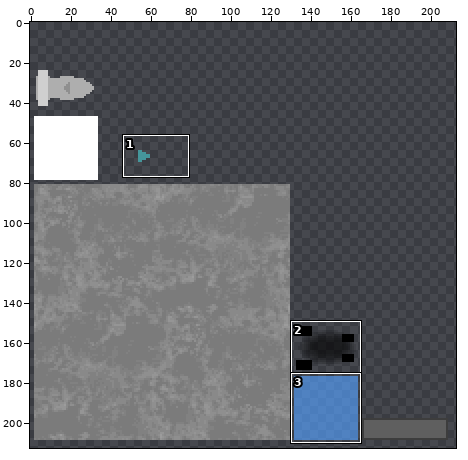
A sprite sheet gets an edit: core/assets/main.png. Above: a wide view before the commit, with the close-up outlined.
Close-up. Before:
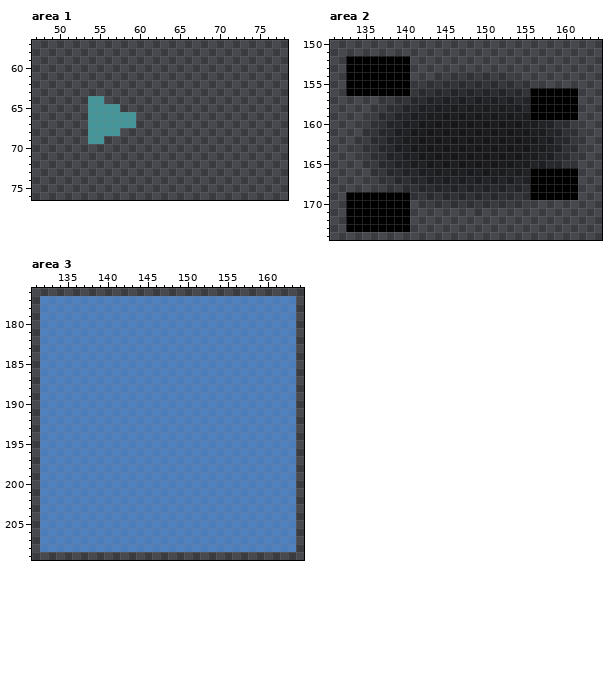
The file is 256x256 pixels. Pixels under 10% opacity are left out. Colours within 5 levels of each other are drawn and written as one. Shown: area 1: x 47..78, y 57..76; area 2: x 131..164, y 150..174; area 3: x 131..164, y 176..209. The old version is drawn lined up with the new one. The wide view leaves out empty margins. The commit also changed other parts of the picture, which this record leaves out.
After:
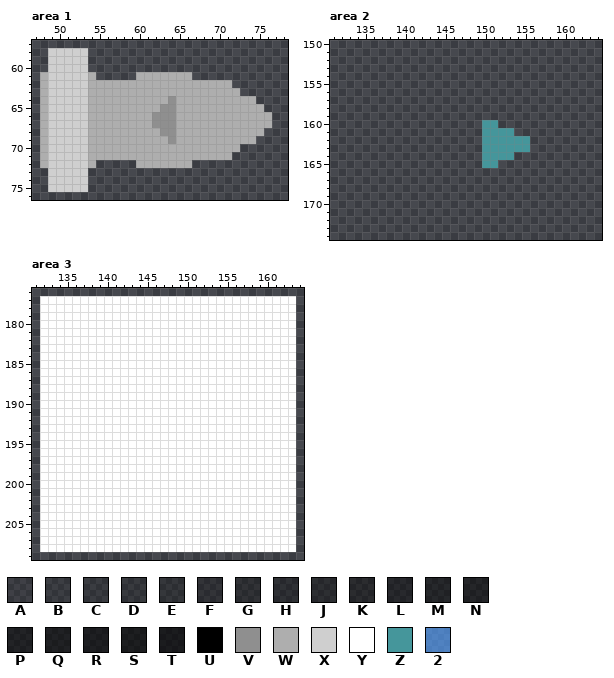
Palette (. is transparent): A #0000001b  B #00000024  C #0000002a  D #00000033  E #0000003d  F #00000047  G #0000004d  H #00000053  J #0000005a  K #00000064  L #0000006d  M #00000073  N #0000007a  P #00000082  Q #0000008a  R #00000090  S #00000096  T #0000009c  U #000000  V #8f8f8f  W #aeaeae  X #cfcfcf  Y #ffffff  Z #45969b  2 #55a1ffa5
Diff:
whole drawing moved by +0,+19 (the old picture is shown already moved)
--- area 1
@@ x 47..78 @@
 57 ................................
-58 ................................
-59 ................................
-60 ................................
-61 ................................
-62 ................................
-63 ................................
-64 .......ZZ.......................
-65 .......ZZZZ.....................
-66 .......ZZZZZZ...................
-67 .......ZZZZZZ...................
-68 .......ZZZZ.....................
-69 .......ZZ.......................
-70 ................................
-71 ................................
-72 ................................
-73 ................................
-74 ................................
-75 ................................
+58 ..XXXXX.........................
+59 ..XXXXX.........................
+60 ..XXXXX.........................
+61 .WXXXXXW.....WWWWWWW............
+62 .WXXXXXWWWWWWWWWWWWWWWWWW.......
+63 .WXXXXXWWWWWWWWWWWWWWWWWWW......
+64 .WXXXXXWWWWWWWWWWVWWWWWWWWWW....
+65 .WXXXXXWWWWWWWWWVVWWWWWWWWWWW...
+66 .WXXXXXWWWWWWWWVVVWWWWWWWWWWWW..
+67 .WXXXXXWWWWWWWWVVVWWWWWWWWWWWW..
+68 .WXXXXXWWWWWWWWWVVWWWWWWWWWWW...
+69 .WXXXXXWWWWWWWWWWVWWWWWWWWWW....
+70 .WXXXXXWWWWWWWWWWWWWWWWWWW......
+71 .WXXXXXWWWWWWWWWWWWWWWWWW.......
+72 .WXXXXXW.....WWWWWWW............
+73 ..XXXXX.........................
+74 ..XXXXX.........................
+75 ..XXXXX.........................
 76 ................................
--- area 2
@@ x 131..164 @@
 151 ..................................
-152 ..UUUUUUUU........................
-153 ..UUUUUUUU........................
-154 ..UUUUUUUU...AABCCCCBBA...........
-155 ..UUUUUUUUACDEEFFFFFFEEDCA........
-156 ..UUUUUUUUEFHHJKKKKKKKJHFUUUUUU...
-157 ......ACEFJKLNNNPNPPNNNLKUUUUUU...
-158 .....ACEHKLNPPQQQQQQQQQPNUUUUUU...
-159 .....CFHKNPQQSSSSSSSSSSRQUUUUUU...
-160 ....BDHKNPQSTTTTTTTTTTTTSQPLJFC...
-161 ....CFJLPQSTTTTTTTTTTTTTSSQNKHDA..
-162 ...ACFJLPQSTTTTTTTTTTTTTTSQPLHEA..
-163 ...ACFJLPQSTTTTTTTTTTTTTTSQPLHEA..
-164 ....CEHLNPQSTTTTTTTTTTTTSQPNKFDA..
-165 ....BDGKLPQQSSTSTTTTTTSSQPNLJFC...
-166 .....CEHKLNPQQQQRRRSRQQQPUUUUUU...
-167 .....ACEHJKMNPPPPPPPPPPNLUUUUUU...
-168 ......ACDFHJKKLLLLLLLLKKJUUUUUU...
-169 ..UUUUUUUUDEFFHHHHHHHHFFEUUUUUU...
-170 ..UUUUUUUU.ABCCDDDDDDCCBA.........
-171 ..UUUUUUUU........A...............
-172 ..UUUUUUUU........................
-173 ..UUUUUUUU........................
+152 ..................................
+153 ..................................
+154 ..................................
+155 ..................................
+156 ..................................
+157 ..................................
+158 ..................................
+159 ..................................
+160 ...................ZZ.............
+161 ...................ZZZZ...........
+162 ...................ZZZZZZ.........
+163 ...................ZZZZZZ.........
+164 ...................ZZZZ...........
+165 ...................ZZ.............
+166 ..................................
+167 ..................................
+168 ..................................
+169 ..................................
+170 ..................................
+171 ..................................
+172 ..................................
+173 ..................................
 174 ..................................
--- area 3
@@ x 131..164 @@
 176 ..................................
-177 .22222222222222222222222222222222.
-178 .22222222222222222222222222222222.
-179 .22222222222222222222222222222222.
-180 .22222222222222222222222222222222.
-181 .22222222222222222222222222222222.
-182 .22222222222222222222222222222222.
-183 .22222222222222222222222222222222.
-184 .22222222222222222222222222222222.
-185 .22222222222222222222222222222222.
-186 .22222222222222222222222222222222.
-187 .22222222222222222222222222222222.
-188 .22222222222222222222222222222222.
-189 .22222222222222222222222222222222.
-190 .22222222222222222222222222222222.
-191 .22222222222222222222222222222222.
-192 .22222222222222222222222222222222.
-193 .22222222222222222222222222222222.
-194 .22222222222222222222222222222222.
-195 .22222222222222222222222222222222.
-196 .22222222222222222222222222222222.
-197 .22222222222222222222222222222222.
-198 .22222222222222222222222222222222.
-199 .22222222222222222222222222222222.
-200 .22222222222222222222222222222222.
-201 .22222222222222222222222222222222.
-202 .22222222222222222222222222222222.
-203 .22222222222222222222222222222222.
-204 .22222222222222222222222222222222.
-205 .22222222222222222222222222222222.
-206 .22222222222222222222222222222222.
-207 .22222222222222222222222222222222.
-208 .22222222222222222222222222222222.
+177 .YYYYYYYYYYYYYYYYYYYYYYYYYYYYYYYY.
+178 .YYYYYYYYYYYYYYYYYYYYYYYYYYYYYYYY.
+179 .YYYYYYYYYYYYYYYYYYYYYYYYYYYYYYYY.
+180 .YYYYYYYYYYYYYYYYYYYYYYYYYYYYYYYY.
+181 .YYYYYYYYYYYYYYYYYYYYYYYYYYYYYYYY.
+182 .YYYYYYYYYYYYYYYYYYYYYYYYYYYYYYYY.
+183 .YYYYYYYYYYYYYYYYYYYYYYYYYYYYYYYY.
+184 .YYYYYYYYYYYYYYYYYYYYYYYYYYYYYYYY.
+185 .YYYYYYYYYYYYYYYYYYYYYYYYYYYYYYYY.
+186 .YYYYYYYYYYYYYYYYYYYYYYYYYYYYYYYY.
+187 .YYYYYYYYYYYYYYYYYYYYYYYYYYYYYYYY.
+188 .YYYYYYYYYYYYYYYYYYYYYYYYYYYYYYYY.
+189 .YYYYYYYYYYYYYYYYYYYYYYYYYYYYYYYY.
+190 .YYYYYYYYYYYYYYYYYYYYYYYYYYYYYYYY.
+191 .YYYYYYYYYYYYYYYYYYYYYYYYYYYYYYYY.
+192 .YYYYYYYYYYYYYYYYYYYYYYYYYYYYYYYY.
+193 .YYYYYYYYYYYYYYYYYYYYYYYYYYYYYYYY.
+194 .YYYYYYYYYYYYYYYYYYYYYYYYYYYYYYYY.
+195 .YYYYYYYYYYYYYYYYYYYYYYYYYYYYYYYY.
+196 .YYYYYYYYYYYYYYYYYYYYYYYYYYYYYYYY.
+197 .YYYYYYYYYYYYYYYYYYYYYYYYYYYYYYYY.
+198 .YYYYYYYYYYYYYYYYYYYYYYYYYYYYYYYY.
+199 .YYYYYYYYYYYYYYYYYYYYYYYYYYYYYYYY.
+200 .YYYYYYYYYYYYYYYYYYYYYYYYYYYYYYYY.
+201 .YYYYYYYYYYYYYYYYYYYYYYYYYYYYYYYY.
+202 .YYYYYYYYYYYYYYYYYYYYYYYYYYYYYYYY.
+203 .YYYYYYYYYYYYYYYYYYYYYYYYYYYYYYYY.
+204 .YYYYYYYYYYYYYYYYYYYYYYYYYYYYYYYY.
+205 .YYYYYYYYYYYYYYYYYYYYYYYYYYYYYYYY.
+206 .YYYYYYYYYYYYYYYYYYYYYYYYYYYYYYYY.
+207 .YYYYYYYYYYYYYYYYYYYYYYYYYYYYYYYY.
+208 .YYYYYYYYYYYYYYYYYYYYYYYYYYYYYYYY.
 209 ..................................
Where, in picture pixels (left, top, right, bottom), the same in both close-ups:
changed: (40, 48, 272, 192)
changed: (346, 56, 586, 232)
changed: (40, 296, 296, 552)
